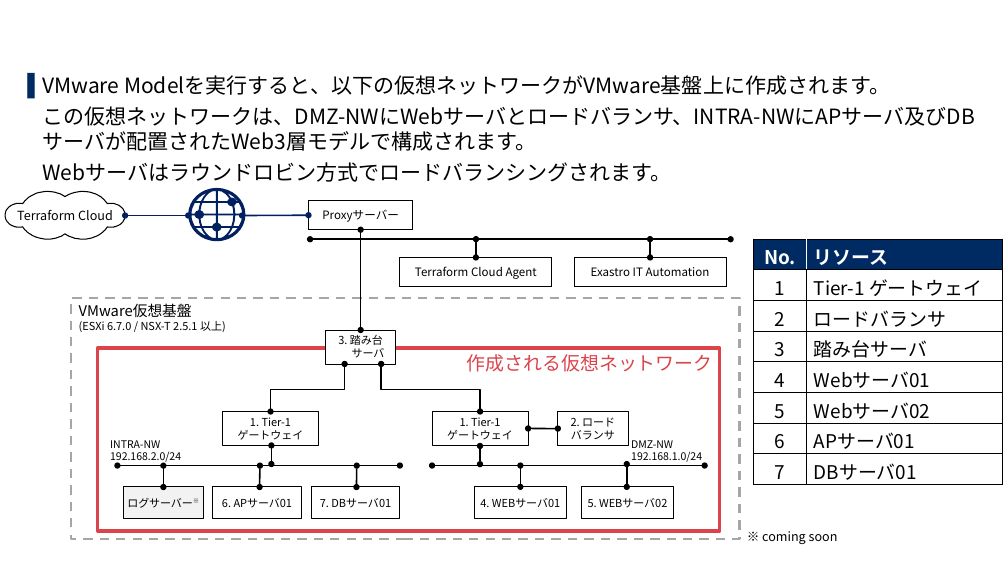
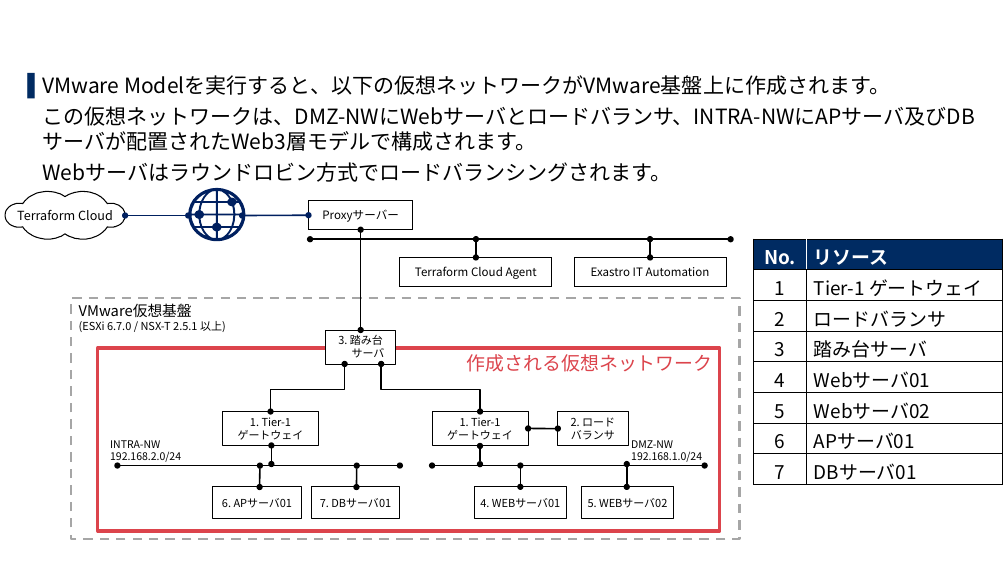
Before and after one commit to exastro-suite/SettingSamples-VMware, a slide deck: slide 15 of docs/setting-samples-vmware-install_ja.pptx. Drawn at 1008x567 pixels with LibreOffice and Linux fonts; fonts in the diff are those of the drawing; background and template pictures are left out. Boxes give left, top, right and bottom in pixels: in the first picture for what was removed or moved away, otherwise in the second. Text is boxed around its words. In the diff, an @@ line names an element or a change of style, - is before the commit and + after.

```diff
--- a/docs/setting-samples-vmware-install_ja.pptx
+++ b/docs/setting-samples-vmware-install_ja.pptx
@@ double arrow removed from (163, 487) to (163, 466) @@
@@ rectangle removed at (124,487,203,519) @@
-ログサーバー※
@@ text removed at (762,531,838,544) @@
-※ coming soon
```
